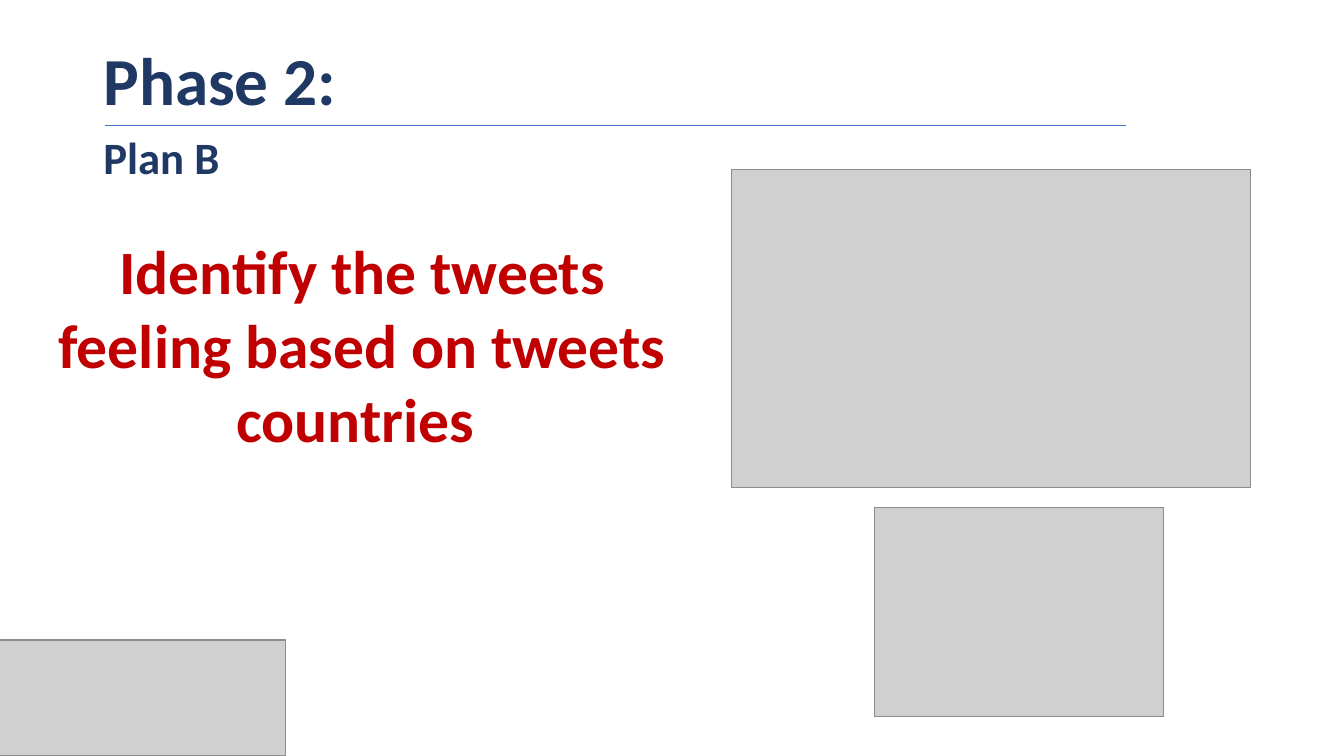
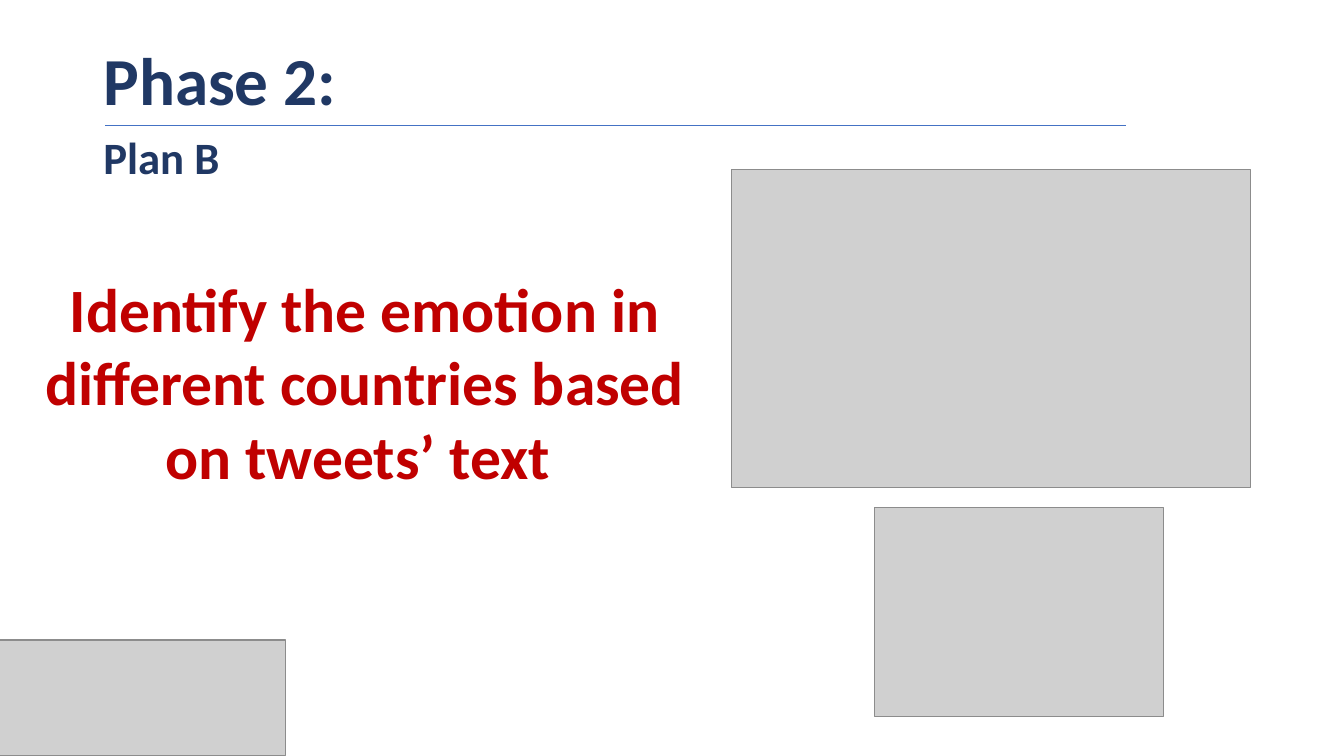
Before and after one commit to samah-balkhair/Tweets_Opinions, a slide deck: slide 9 of presentation/MIDS_SamahBalkhair_Tweets_Opinions.pptx. Drawn at 1344x756 pixels with LibreOffice and Linux fonts; fonts in the diff are those of the drawing; grey boxes stand for pictures. Boxes give left, top, right and bottom in pixels: in the first picture for what was removed or moved away, otherwise in the second. Text is boxed around its words. In the diff, an @@ line names an element or a change of style, - is before the commit and + after.

```diff
--- a/presentation/MIDS_SamahBalkhair_Tweets_Opinions.pptx
+++ b/presentation/MIDS_SamahBalkhair_Tweets_Opinions.pptx
@@ text at [45,288,684,480]: text changed @@
-Identify the tweets feeling based on tweets countries
+Identify the emotion in different countries based on tweets’ text
```
Also in this commit, not shown: 8 other slides changed, 7 slides added, 1 slide removed, 6 other files.
